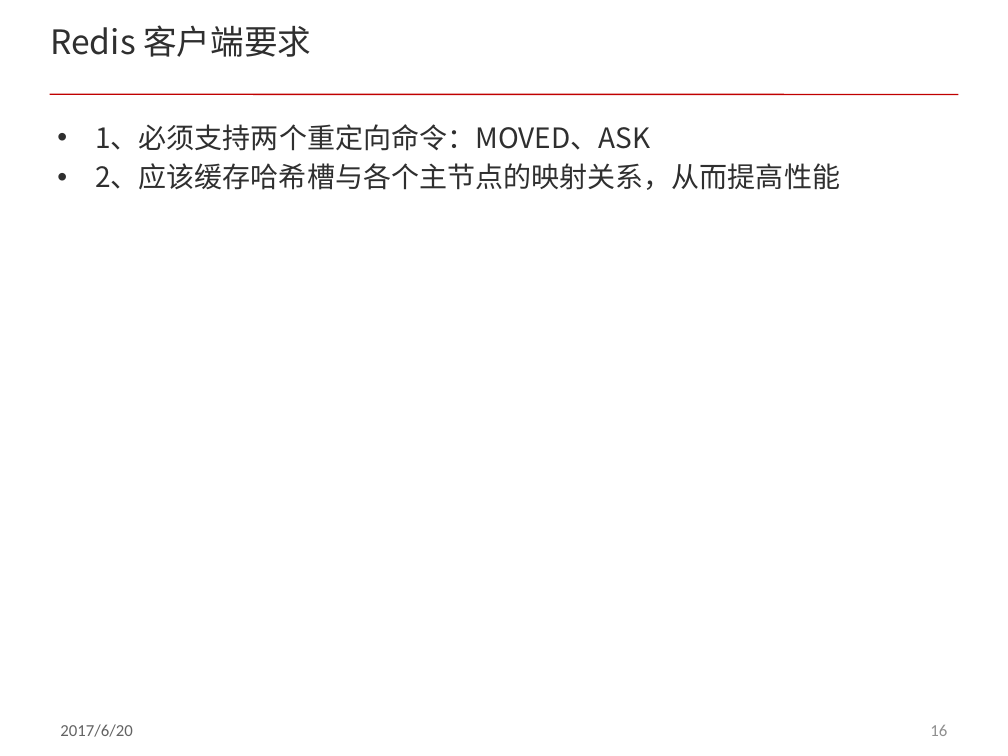
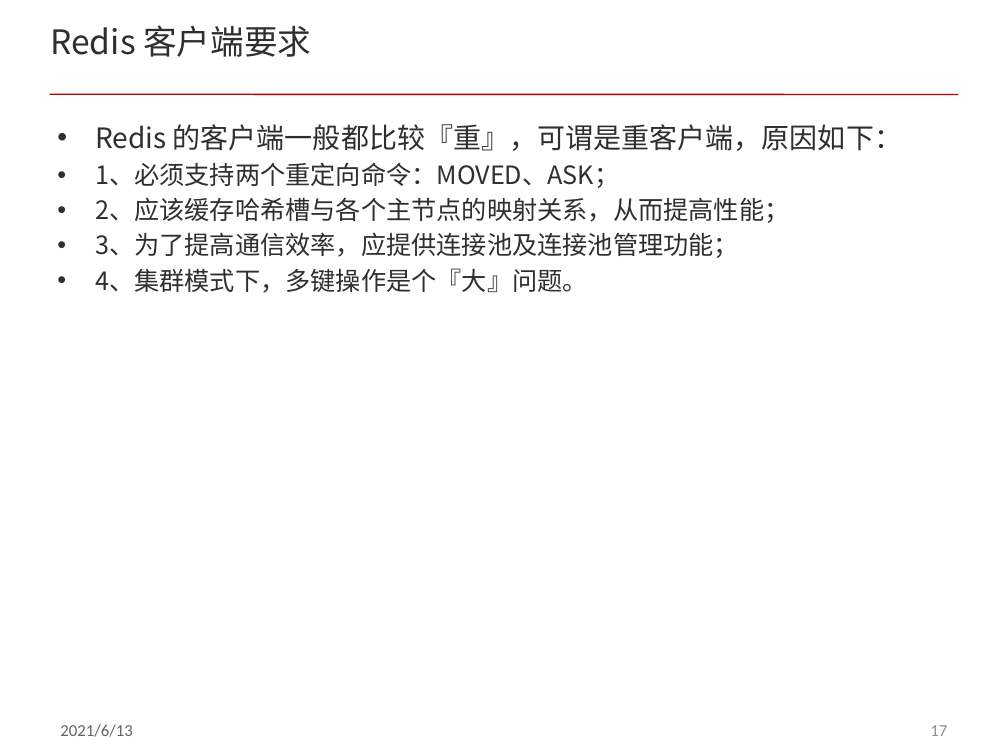
Before and after one commit to acl-dev/acl, a slide deck: slide 17 of doc/redis_cluster.pptx (slide 16 before the commit). Drawn at 1008x756 pixels with LibreOffice and Linux fonts; fonts in the diff are those of the drawing. Boxes give left, top, right and bottom in pixels: in the first picture for what was removed or moved away, otherwise in the second. Text is boxed around its words. In the diff, an @@ line names an element or a change of style, - is before the commit and + after.

Commit message:
modify redis doc

```diff
--- a/doc/redis_cluster.pptx
+++ b/doc/redis_cluster.pptx
@@ text at bbox=[95, 124, 902, 293]: text changed; size 20 to 18 pt @@
-• 1、必须支持两个重定向命令：MOVED、ASK
-• 2、应该缓存哈希槽与各个主节点的映射关系，从而提高性能
+• Redis 的客户端一般都比较『重』，可谓是重客户端，原因如下：
+• 1、必须支持两个重定向命令：MOVED、ASK；
+• 2、应该缓存哈希槽与各个主节点的映射关系，从而提高性能；
+• 3、为了提高通信效率，应提供连接池及连接池管理功能；
+• 4、集群模式下，多键操作是个『大』问题。
@@ text at bbox=[60, 724, 132, 737]: text changed @@
-2017/6/20
+2021/6/13
@@ page number at bbox=[930, 725, 947, 736]: text changed @@
-16
+17
```
Also in this commit, not shown: 23 other slides changed, 3 slides added.
